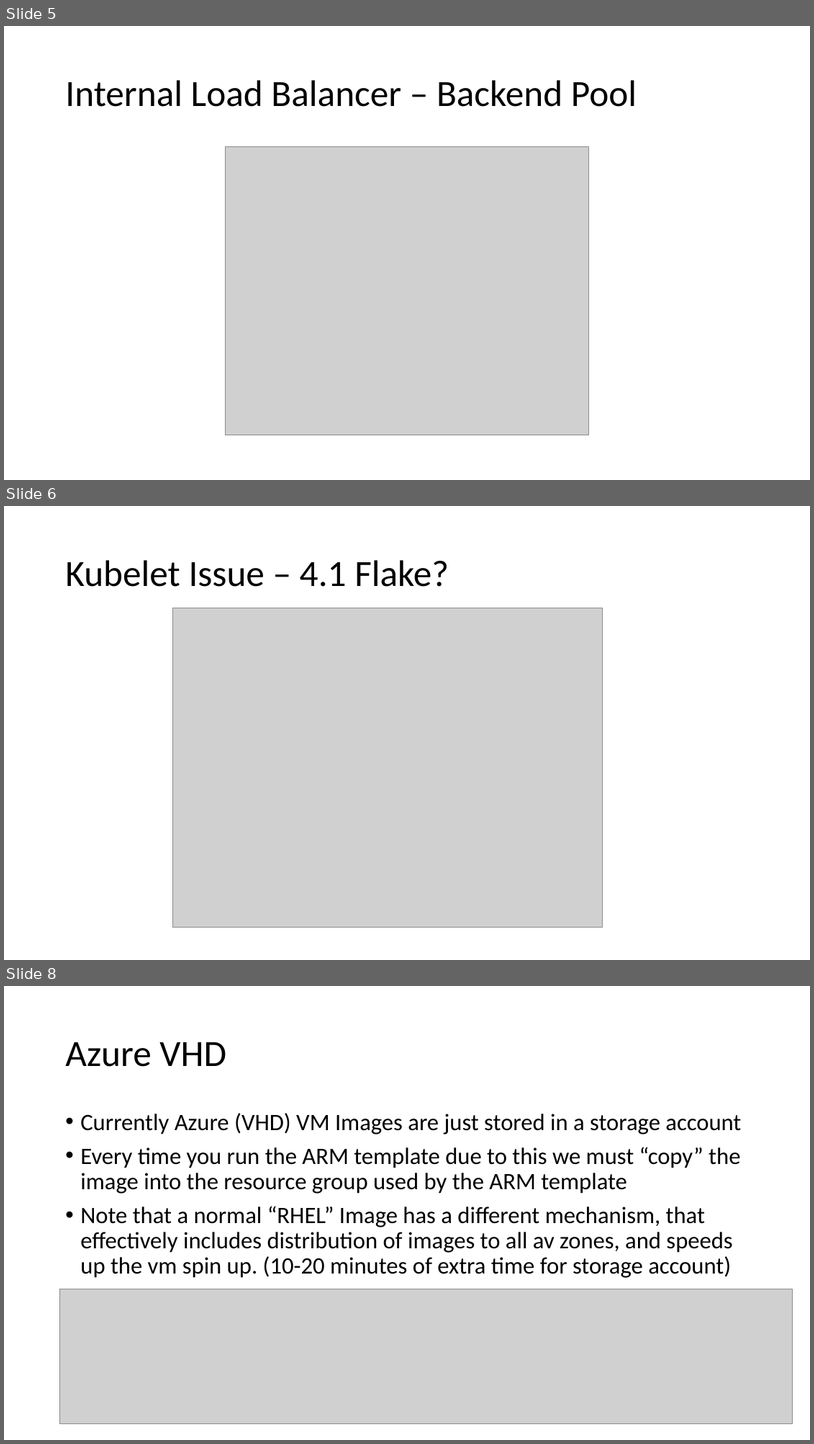
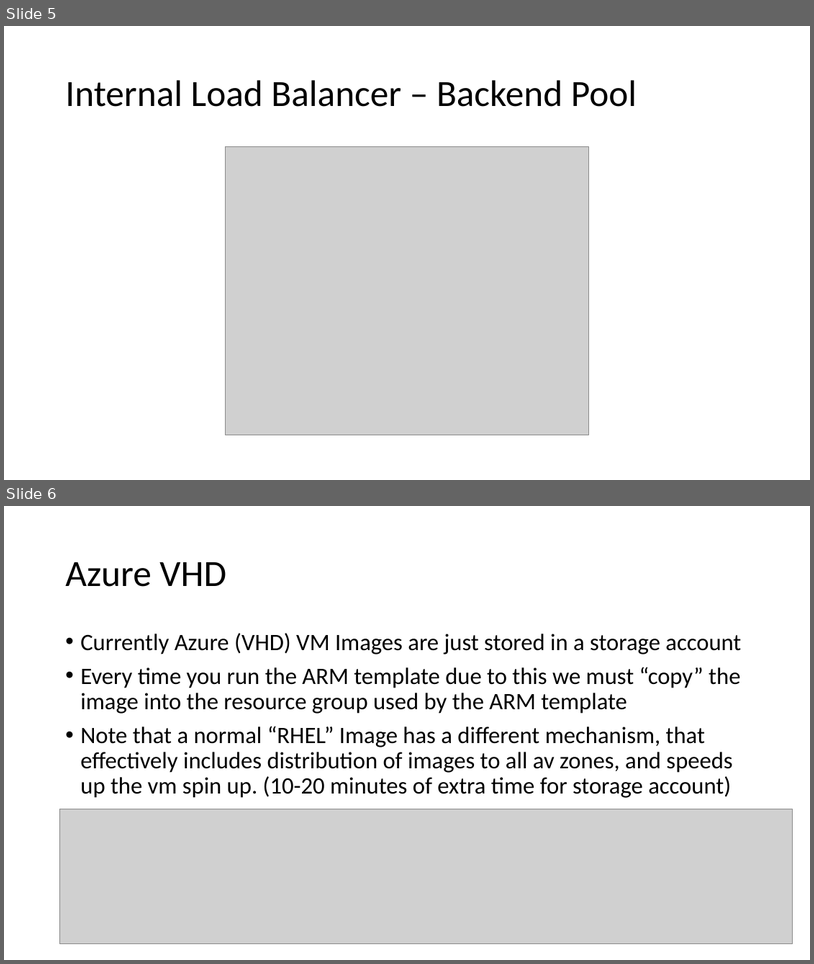
Before and after one commit to glennswest/ocpupi4azure, a slide deck: arm/doc/azocpupidemo2.pptx. Shown one above the other, each under a label of ours: slides 5, 6 and 8 before the commit, slides 5 and 6 after it; the slides between them are not shown. The pictures are 814x1444 and 814x964 pixels, drawn with LibreOffice and Linux fonts; fonts in the diff are those of the drawing; grey boxes stand for pictures. Boxes give left, top, right and bottom in pixels: in the first picture for what was removed or moved away, otherwise in the second. Text is boxed around its words. In the diff, an @@ line names an element or a change of style, - is before the commit and + after.

```diff
--- a/arm/doc/azocpupidemo2.pptx
+++ b/arm/doc/azocpupidemo2.pptx
@@ slide 6 removed at (4,506,810,960), background #FFFFFF @@
@@ title removed at (65,560,449,587) @@
-Kubelet Issue – 4.1 Flake?
@@ picture removed at (172,608,603,927) @@
@@ what was slide 8 is now slide 6 @@
```
Also in this commit, not shown: 2 slides changed, 2 slides added, 1 other slide removed, 2 other files.
